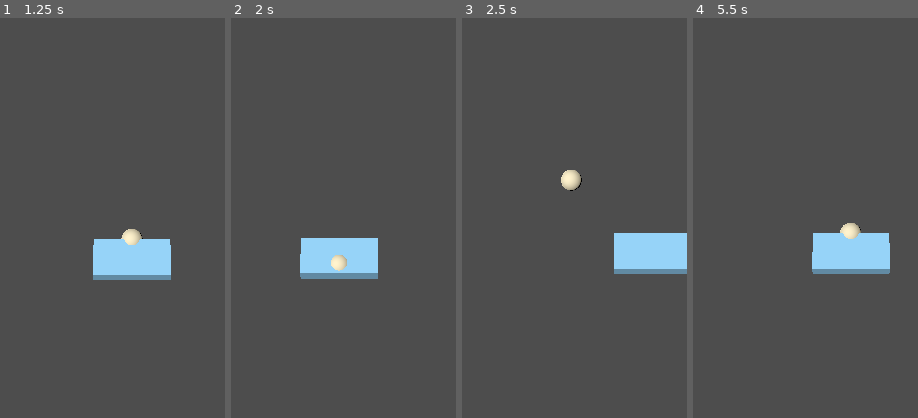
Above: before the commit, frames 1-4 (left to right).
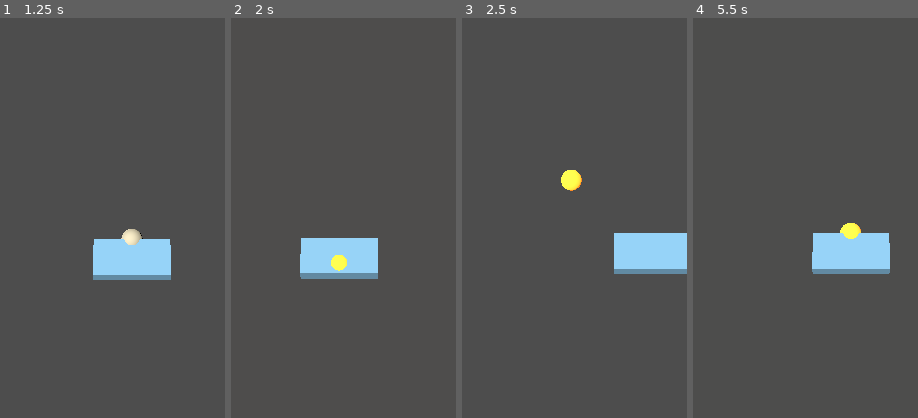
Above: after the commit, the same moments.

Repository: kjw5541a-hash/3DBlockBreaker
Game: Godot game, scene res://scenes/game.tscn
Two runs of this game, one before a commit and one after it. Both use one fixed random seed, a clock stepped at 60 frames per second and the inputs below.
Inputs (mouse positions are % of the whole screen's width and height, from its top left):
- Up to frame 1 (1.25 s): tap Enter at 0.5 s; move the mouse to (72, 45) at 0.52 s; click (72, 45) at 0.67 s
- Up to frame 2 (2 s): tap Space at 1.25 s; drag from (30, 55) to (45, 70) at 1.27 s
- Up to frame 3 (2.5 s): move the mouse to (60, 28) at 2.02 s; click (60, 28) at 2.17 s
- Up to frame 4 (5.5 s): drag from (45, 70) to (20, 35) at 2.77 s; move the mouse to (80, 65) at 3.52 s; click (80, 65) at 3.67 s; drag from (20, 35) to (35, 25) at 4.27 s; move the mouse to (55, 50) at 5.02 s; click (55, 50) at 5.17 s
The pictures show only the part of the screen within x 21-71%, y 49-99%; the shares and areas given below are measured in that part.

Frame 1 is identical in both runs. In frame 2, 0.2% of the frame differs, in the area x 44-52%, y 59-64%; in frame 3, 0.4%, in the area x 44-54%, y 38-44%; in frame 4, 0.3%.

Commit message:
feat: 정확히 받은 공에 불이 붙어 블럭을 뚫는다
패들 정중앙(정규화 오프셋 0.25 이내)으로 받으면 화면이 한 번 번쩍이고
공에 불이 붙는다. 불타는 공은 블럭을 반사 없이 뚫고 지나가며, 단단
블럭도 한 번에 비운다. 불괴 블럭에는 기존대로 튕기고 불은 유지된다.

지속 시간도 남은 횟수도 두지 않는다. 패들에 닿을 때마다 접촉 위치로
다시 판정하므로 "정확히 받으면 붙고 빗맞으면 꺼진다"가 규칙의 전부다.
그 밖에 꺼지는 자리는 목숨 상실과 Catch 로 붙잡을 때뿐이다.

뚫는 경로는 반사도 위치 보정도 하지 않아 방향과 속력이 그대로다 —
에너지를 잃는 곳은 여전히 패들뿐이라는 기존 계약을 깨지 않는다.
점화 판정은 반발계수와 같은 _contact_offset() 을 쓴다. 두 군데가 각자
계산하면 한쪽 폭만 조정했을 때 "잘 받았는데 불이 안 붙는" 구간이
조용히 생긴다.

불 재질은 평소 공 재질과 기능 조합을 맞춰 뒀다. emission 을 한쪽만
켜면 셰이더 변종이 갈려 첫 점화에서 컴파일이 걸리는데, 하필 화면이
번쩍이고 블럭이 뚫리는 순간에 프레임이 멎는다.

Co-Authored-By: Claude Opus 5 <noreply@anthropic.com>

Diff:
--- a/scenes/game.tscn
+++ b/scenes/game.tscn
@@ -97,3 +97,9 @@
 offset_bottom = 1268.0
 theme_override_font_sizes/font_size = 24
 text = "dev"
+
+[node name="FireFlash" type="ColorRect" parent="HUD"]
+mouse_filter = 2
+anchor_right = 1.0
+anchor_bottom = 1.0
+color = Color(1, 0.55, 0.15, 0)
--- a/scripts/ball_trail.gd
+++ b/scripts/ball_trail.gd
@@ -26,7 +26,11 @@
 static func sample_count(speed: float) -> int:
 	return int(round(lerpf(float(MIN_SAMPLES), float(MAX_SAMPLES), _t(speed))))
 
-static func color_for(speed: float) -> Color:
+# 불타는 동안은 속도계 노릇을 잠깐 그만둔다. 속도는 리본 길이로도 읽히지만
+# 불은 몇 초짜리 상태라, 지금 블럭을 뚫는 중인지가 더 급한 정보다.
+static func color_for(speed: float, burning: bool = false) -> Color:
+	if burning:
+		return Tuning.FIRE_COLOR
 	return Color(0.35, 0.45, 0.7).lerp(Color(1.0, 0.9, 0.5), _t(speed))
 
 func point_count() -> int:
@@ -38,11 +42,11 @@
 	_points.clear()
 	_mesh.clear_surfaces()
 
-func push(p: Vector2, speed: float) -> void:
+func push(p: Vector2, speed: float, burning: bool = false) -> void:
 	_points.push_back(p)
 	while _points.size() > sample_count(speed):
 		_points.pop_front()
-	_redraw(color_for(speed))
+	_redraw(color_for(speed, burning))
 
 # 판 로컬 평면 위에 리본 하나를 그린다. 판이 기울어져 있으므로 리본도
 # 같이 기울어 보인다 — 별도 처리가 필요 없다.
--- a/scripts/board_view.gd
+++ b/scripts/board_view.gd
@@ -8,6 +8,9 @@
 # 화면이 그대로다.
 var _brick_kinds: Dictionary = {}
 var _ball: MeshInstance3D
+# 평소 공과 불타는 공. 매 프레임 새로 만들지 않고 둘을 갈아끼우기만 한다.
+var _ball_mat: StandardMaterial3D
+var _ball_fire_mat: StandardMaterial3D
 var _paddle: MeshInstance3D
 var _walls: Array[MeshInstance3D] = []
 # 떨어지는 아이템 메시. 풀이라 한 번 만든 메시는 안 지우고 숨겼다 재쓴다 —
@@ -304,6 +307,8 @@
 	sync_items(field)
 	sync_lasers(field)
 	_ball.position = board_to_local(field.ball_pos, Tuning.BALL_RADIUS)
+	# 번쩍임은 0.15초면 끝난다. 그 뒤로도 지금 뚫리는 중인지는 공을 보고 안다.
+	_ball.material_override = _ball_fire_mat if field.burning else _ball_mat
 	_paddle.position = board_to_local(field.paddle.pos, Tuning.PADDLE_THICKNESS * 0.5)
 	# 기울기를 눈에 보이게 한다. 법선과 같은 부호 규약을 쓴다.
 	_paddle.rotation = Vector3(0.0, 0.0, -deg_to_rad(field.paddle.tilt_deg))
@@ -363,10 +368,22 @@
 	mesh.height = Tuning.BALL_RADIUS * 2.0
 	var m := MeshInstance3D.new()
 	m.mesh = mesh
-	var mat := StandardMaterial3D.new()
-	mat.albedo_color = Color(1.0, 0.95, 0.8)
-	m.material_override = mat
-	return m
+	_ball_mat = _make_ball_material(Color(1.0, 0.95, 0.8), Color.BLACK)
+	_ball_fire_mat = _make_ball_material(Tuning.FIRE_COLOR, Tuning.FIRE_COLOR)
+	m.material_override = _ball_mat
+	return m
+
+# 두 재질의 기능 조합을 일부러 똑같이 맞춘다. emission 을 한쪽만 켜면 셰이더
+# 변종이 갈려 첫 점화에서 컴파일이 걸리는데, 하필 화면이 번쩍이고 블럭이
+# 뚫리는 순간에 프레임이 멎는다. 조합이 같으면 타이틀 화면에서 이미 그려지는
+# 공 하나로 둘 다 구워진 셈이 돼 아이템처럼 따로 워밍업할 것이 없다.
+# 평소 공은 emission 이 검정이라 지금까지와 똑같이 보인다.
+func _make_ball_material(albedo: Color, emission: Color) -> StandardMaterial3D:
+	var mat := StandardMaterial3D.new()
+	mat.albedo_color = albedo
+	mat.emission_enabled = true
+	mat.emission = emission
+	return mat
 
 func _make_paddle() -> MeshInstance3D:
 	var mesh := BoxMesh.new()
--- a/scripts/brick_grid.gd
+++ b/scripts/brick_grid.gd
@@ -55,6 +55,16 @@
 	# 불괴(-1)와 빈칸(0)은 뺄셈 대상이 아니다.
 	if cells[i] > 0:
 		cells[i] -= 1
+
+# 불타는 공이 뚫고 지나간다. 남은 히트를 무시하고 한 번에 비운다 — hit() 을
+# 히트 수만큼 반복해서 부르지 않는 것은, 부르는 쪽이 그 블럭이 몇 히트짜리인지
+# 알 필요가 없게 하려는 것이다. 불괴는 여기서도 안 깨진다.
+func destroy(col: int, row: int) -> void:
+	if col < 0 or col >= Tuning.BRICK_COLS or row < 0 or row >= Tuning.BRICK_ROWS:
+		return
+	var i := index(col, row)
+	if cells[i] > 0:
+		cells[i] = 0
 
 # 아이템을 꺼내면서 칸을 비운다. 읽기와 지우기가 갈라지면 같은 블럭이 두 번
 # 떨어뜨릴 여지가 생긴다.
--- a/scripts/game.gd
+++ b/scripts/game.gd
@@ -6,6 +6,7 @@
 @onready var version_label: Label = $HUD/Version
 @onready var stage_label: Label = $HUD/Stage
 @onready var title_screen: Control = $HUD/TitleScreen
+@onready var fire_flash: ColorRect = $HUD/FireFlash
 @onready var _sfx_paddle_hit: AudioStreamPlayer = $Sfx/PaddleHit
 @onready var _sfx_wall_hit: AudioStreamPlayer = $Sfx/WallHit
 @onready var _sfx_brick_break: AudioStreamPlayer = $Sfx/BrickBreak
@@ -52,6 +53,8 @@
 		_play_sfx(_sfx_brick_break)
 	if bool(r["paddle_hit"]):
 		_play_sfx(_sfx_paddle_hit)
+	if bool(r["ignited"]):
+		_flash_fire()
 	if bool(r["wall_hit"]):
 		_play_sfx(_sfx_wall_hit)
 	# P 는 목숨을 늘리므로 HUD 를 여기서 갱신한다 — 아래 lost/cleared 갱신은
@@ -80,7 +83,7 @@
 			restarted = true
 	# 낙하 중인 공은 트레일을 안 남긴다 — 발사한 공의 궤적이 아니라서다.
 	if not field.attached and not field.dropping:
-		_trail.push(field.ball_pos, field.ball_vel.length())
+		_trail.push(field.ball_pos, field.ball_vel.length(), field.burning)
 	if bool(r["cleared"]) and not restarted:
 		_play_sfx(_sfx_stage_clear)
 		field.next_stage()
@@ -88,6 +91,17 @@
 		board.build(field.grid)
 	if bool(r["lost"]) or bool(r["cleared"]):
 		_update_hud()
+
+# 정확히 받은 순간의 보상. 알파만 올렸다 내리는 CanvasLayer 사각형이라
+# 3D 쪽 비용이 없다. 점화는 몇 프레임 만에 지나가는 사건이라 공 색만으로는
+# 놓치기 쉬운데, 화면이 한 번 번쩍여야 손가락과 연결된다.
+#
+# Node.create_tween() 대신 SceneTree 의 것을 쓴다 — board_view 와 같은 이유로,
+# 트리 편입 전에 부르면 진행이 안 돼 테스트가 결과를 확인할 수 없다.
+func _flash_fire() -> void:
+	fire_flash.color = Color(Tuning.FIRE_COLOR, Tuning.FIRE_FLASH_ALPHA)
+	var tw := (Engine.get_main_loop() as SceneTree).create_tween()
+	tw.tween_property(fire_flash, "color:a", 0.0, Tuning.FIRE_FLASH_SEC)
 
 # 테스트 하네스는 root.add_child() 를 _initialize() 안에서 부르는데, 그
 # 시점엔 노드가 아직 트리에 편입되지 않는다 — AudioStreamPlayer.play() 는
--- a/scripts/paddle_state.gd
+++ b/scripts/paddle_state.gd
@@ -110,8 +110,20 @@
 # 스치면 깎인다. 패들 밖 값도 가장자리로 막는다 — 안 막으면 스쳐 맞을 때
 # 반발이 음수가 되어 공이 패들 쪽으로 빨려 든다.
 func restitution(ball_u: float) -> float:
-	var offset := clampf(absf(ball_u - pos.x) / half_width, 0.0, 1.0)
-	return lerpf(Tuning.PADDLE_RESTITUTION, Tuning.PADDLE_RESTITUTION_EDGE, offset)
+	return lerpf(Tuning.PADDLE_RESTITUTION, Tuning.PADDLE_RESTITUTION_EDGE,
+		_contact_offset(ball_u))
+
+# 불타는 공이 붙는 판정. 반발계수와 같은 오프셋을 쓴다 — 두 군데가 각자
+# 계산하면 한쪽 폭만 조정했을 때 "잘 받았는데 불이 안 붙는" 구간이 조용히
+# 생긴다.
+func sweet_spot(ball_u: float) -> bool:
+	return _contact_offset(ball_u) < Tuning.PADDLE_SWEET_SPOT
+
+# 패들 중심에서 얼마나 빗나갔나. 0 이 정중앙, 1 이 가장자리다. 패들 밖 값도
+# 1 로 막는다 — 안 막으면 스쳐 맞을 때 반발이 음수가 되어 공이 패들 쪽으로
+# 빨려 든다.
+func _contact_offset(ball_u: float) -> float:
+	return clampf(absf(ball_u - pos.x) / half_width, 0.0, 1.0)
 
 func rect() -> Rect2:
 	return _rect_at(pos)
--- a/scripts/play_field.gd
+++ b/scripts/play_field.gd
@@ -14,6 +14,10 @@
 # 목숨을 잃은 직후, 새 공이 패들 위로 떨어져 내리는 중이다. attached 와
 # 배타적이다 — 착지하면 _attach() 가 이 값을 끈다.
 var dropping: bool = false
+# 불타는 공. 블럭을 안 튕기고 뚫는다. 타이머가 없다 — 패들에 닿을 때마다
+# 접촉 위치로 다시 판정하므로, 정확히 받으면 붙고 빗맞으면 그 자리에서
+# 꺼진다. 그 밖에 꺼지는 자리는 목숨 상실과 Catch 로 붙잡을 때뿐이다.
+var burning: bool = false
 var lives: int = Tuning.LIVES
 # 공이 살아 있던 누적 시간. 잘 맞은 공의 상한이 이 값으로 오른다.
 var elapsed: float = 0.0
@@ -57,6 +61,7 @@
 	attached = true
 	riding = false
 	dropping = false
+	burning = false
 	ball_vel = Vector2.ZERO
 	_attach_offset_u = 0.0
 	ball_pos = paddle.pos + Vector2(0.0, Tuning.PADDLE_THICKNESS * 0.5 + Tuning.BALL_RADIUS)
@@ -69,6 +74,7 @@
 	attached = false
 	riding = false
 	dropping = true
+	burning = false
 	ball_vel = Vector2.ZERO
 	ball_pos = Vector2(paddle.pos.x,
 		paddle.pos.y + Tuning.PADDLE_THICKNESS * 0.5 + Tuning.BALL_RADIUS + DROP_HEIGHT)
@@ -99,7 +105,7 @@
 		(Tuning.ITEM_ENLARGE_MULT if active_item == Item.E else 1.0)
 	paddle.update(target, dt)
 	var out := {"paddle_hit": false, "wall_hit": false, "bricks_hit": 0, "broken": [],
-		"items_taken": [], "lost": false, "cleared": false}
+		"items_taken": [], "lost": false, "cleared": false, "ignited": false}
 	# 아이템은 공과 독립이다. 공이 발사 전에 붙어 있든 목숨을 잃어 새 공이
 	# 낙하 중이든 화면의 아이템은 계속 내려와야 한다 — 그래서 아래 조기
 	# 반환들보다 앞이다. 레이저와 쿨다운도 같은 이유로 여기 있다.
@@ -155,7 +161,20 @@
 			out["wall_hit"] = true
 
 		var q := grid.query(ball_pos, Tuning.BALL_RADIUS)
-		if q["hit"]:
+		if q["hit"] and burning \
+				and grid.get_cell(q["col"], q["row"]) != BrickGrid.INDESTRUCTIBLE:
+			# 뚫는다. 반사도 위치 보정도 없어 방향과 속력이 그대로다 — 손실원은
+			# 여전히 패들뿐이다. 칸이 즉시 0 이 되므로 다음 서브스텝의 query 가
+			# 같은 칸을 다시 잡지 않는다. _last_damaged 디바운스가 필요 없는 것도
+			# 그래서다.
+			var kind := grid.get_cell(q["col"], q["row"])
+			grid.destroy(q["col"], q["row"])
+			(out["broken"] as Array).append(
+				{"col": q["col"], "row": q["row"], "kind": kind})
+			out["bricks_hit"] = (out["broken"] as Array).size()
+			_spawn_item(q["col"], q["row"])
+			_last_damaged = -1
+		elif q["hit"]:
 			var i := BrickGrid.index(q["col"], q["row"])
 			# 정지에 가까운 공은 블럭 위에 얹힌 채 중력에 매 프레임 다시
 			# 파고든다 — 그때마다 hit() 을 부르면 여러 히트짜리 블럭이 몇
@@ -191,6 +210,8 @@
 				out["paddle_hit"] = true
 				attached = true
 				riding = false
+				# 붙잡은 공은 튕긴 것이 아니라 정확도를 매길 근거가 없다.
+				burning = false
 				_attach_offset_u = clampf(ball_pos.x - paddle.pos.x,
 					-paddle.half_width, paddle.half_width)
 				ball_vel = Vector2.ZERO
@@ -203,6 +224,13 @@
 				Tuning.v_max_at(elapsed), paddle.restitution(ball_pos.x))
 			if ball_vel != before:
 				out["paddle_hit"] = true
+				# 불은 접촉마다 다시 판정한다. 지속 시간도 남은 횟수도 없다 —
+				# "정확히 받으면 붙고 빗맞으면 꺼진다"가 규칙의 전부다.
+				burning = paddle.sweet_spot(ball_pos.x)
+				# 이미 타는 중에 또 정확히 받아도 신호를 낸다. 같은 성취에
+				# 같은 피드백이 나와야 한다 — 연속으로 잘 받았을 때만 화면이
+				# 조용하면 플레이어는 그걸 버그로 읽는다.
+				out["ignited"] = burning
 				# 패들 표면 밖으로 꺼내 다음 스텝에 다시 물리지 않게 한다.
 				ball_pos.y = paddle.pos.y + Tuning.PADDLE_THICKNESS * 0.5 + Tuning.BALL_RADIUS
 
--- a/scripts/tuning.gd
+++ b/scripts/tuning.gd
@@ -48,6 +48,13 @@
 # 손실을 안 보는 것으로 표현한다.
 const PADDLE_RESTITUTION_EDGE := 0.45
 const PADDLE_SPEED_TRANSFER := 0.60
+# 불타는 공이 붙는 판정창. 위 반발계수와 같은 정규화 오프셋을 쓴다 —
+# 0.25 면 그 지점 반발계수가 0.71 이라 "잘 받았다" 구간과 겹친다. 가운데로
+# 받는다는 하나의 실력이 두 보상을 준다.
+#
+# half_width 로 정규화하므로 Enlarge 를 먹으면 창도 1.5 배가 된다. 받기
+# 쉬워지는 아이템이 불도 내기 쉬워지는 것이라 성격이 맞다.
+const PADDLE_SWEET_SPOT := 0.25
 const PADDLE_HALF_WIDTH := 0.64
 const PADDLE_THICKNESS := 0.3
 const PADDLE_MAX_SPEED_U := 40.0
@@ -79,6 +86,13 @@
 # 감쇠 진동은 수학적으로는 영원히 안 멈춘다.
 const PADDLE_SPRING_REST_POS := 0.01
 const PADDLE_SPRING_REST_VEL := 0.1
+
+# --- 불타는 공 ---
+# 점화 순간의 화면 번쩍임. HUD 의 ColorRect 알파가 이 값에서 0 으로 내려간다.
+# 길면 번쩍임이 아니라 화면이 밝아진 것으로 읽혀 블럭이 안 보인다.
+const FIRE_FLASH_SEC := 0.15
+const FIRE_FLASH_ALPHA := 0.45
+const FIRE_COLOR := Color(1.0, 0.55, 0.15)
 
 const LIVES := 3
 
--- a/tests/test_ball_trail.gd
+++ b/tests/test_ball_trail.gd
@@ -4,6 +4,7 @@
 	_test_length_scales_with_speed()
 	_test_color_scales_with_speed()
 	_test_history_is_bounded()
+	_test_fire_overrides_the_speed_color()
 	print("test_ball_trail: OK")
 	quit()
 
@@ -21,6 +22,16 @@
 	assert(fast.get_luminance() > slow.get_luminance(),
 		"빠른 공이 더 밝아야 한다: %f vs %f" % [fast.get_luminance(), slow.get_luminance()])
 
+# 불이 붙은 동안은 트레일이 속도계 노릇을 잠깐 그만둔다. 속도는 언제나 볼 수
+# 있지만 불은 몇 초짜리 상태라, 지금 뚫리는 중인지가 더 급한 정보다.
+func _test_fire_overrides_the_speed_color() -> void:
+	for speed in [Tuning.v_min(), Tuning.V_MAX]:
+		var fire := BallTrail.color_for(speed, true)
+		assert(fire.is_equal_approx(Tuning.FIRE_COLOR),
+			"불타는 트레일이 불 색이 아니다: %s" % fire)
+		assert(not fire.is_equal_approx(BallTrail.color_for(speed)),
+			"불이 붙었는데 평소 색과 같다: %s" % fire)
+
 func _test_history_is_bounded() -> void:
 	var t := BallTrail.new()
 	for i in 500:
--- a/tests/test_board_view.gd
+++ b/tests/test_board_view.gd
@@ -16,6 +16,8 @@
 	_test_laser_meshes_follow_the_field()
 	_test_warm_up_draws_every_item_letter()
 	_test_warm_up_hands_the_pool_back_intact()
+	_test_the_ball_looks_different_while_it_burns()
+	_test_fire_costs_no_new_shader_variant()
 	print("test_board_view: OK")
 	quit()
 
@@ -264,3 +266,45 @@
 		"워밍업 글자가 진짜 아이템에 그대로 남았다: %s"
 		% (view._items[0].get_node("Label") as Label3D).text)
 	view.free()
+
+# 불이 붙었다는 것은 블럭을 뚫는다는 뜻이라, 화면 번쩍임이 지나간 뒤에도
+# 공만 보고 지금 상태를 알 수 있어야 한다.
+func _test_the_ball_looks_different_while_it_burns() -> void:
+	var view := BoardView.new()
+	root.add_child(view)
+	var f := PlayField.new()
+	view.build(f.grid)
+	view.sync(f)
+	var normal := (view._ball.material_override as StandardMaterial3D).albedo_color
+	f.burning = true
+	view.sync(f)
+	var fire := (view._ball.material_override as StandardMaterial3D).albedo_color
+	assert(fire.is_equal_approx(Tuning.FIRE_COLOR), "불타는 공이 불 색이 아니다: %s" % fire)
+	assert(not fire.is_equal_approx(normal), "불이 붙었는데 공 색이 그대로다: %s" % fire)
+	f.burning = false
+	view.sync(f)
+	var back := (view._ball.material_override as StandardMaterial3D).albedo_color
+	assert(back.is_equal_approx(normal), "불이 꺼졌는데 공이 계속 탄다: %s" % back)
+	view.free()
+
+# 두 재질의 기능 조합이 같아야 한다. 다르면 첫 점화에서 셰이더 변종이 새로
+# 컴파일돼, 하필 화면이 번쩍이고 블럭이 뚫리는 순간에 프레임이 멎는다.
+# 아이템처럼 미리 그려 굽는 방법도 있지만, 색만 다르게 두면 구울 것 자체가
+# 안 생긴다 — 타이틀 화면에서 이미 그려지는 공 하나로 끝난다.
+func _test_fire_costs_no_new_shader_variant() -> void:
+	var view := BoardView.new()
+	root.add_child(view)
+	var f := PlayField.new()
+	view.build(f.grid)
+	view.sync(f)
+	var normal := view._ball.material_override as StandardMaterial3D
+	f.burning = true
+	view.sync(f)
+	var fire := view._ball.material_override as StandardMaterial3D
+	assert(fire != normal, "테스트가 같은 재질을 두 번 보고 있다")
+	assert(fire.emission_enabled == normal.emission_enabled,
+		"emission 여부가 달라 셰이더 변종이 갈린다")
+	assert(fire.shading_mode == normal.shading_mode, "셰이딩 모드가 달라 변종이 갈린다")
+	assert(fire.transparency == normal.transparency, "투명도 모드가 달라 변종이 갈린다")
+	assert(fire.cull_mode == normal.cull_mode, "컬 모드가 달라 변종이 갈린다")
+	view.free()
--- a/tests/test_brick_grid.gd
+++ b/tests/test_brick_grid.gd
@@ -13,6 +13,8 @@
 	_test_indestructible_never_breaks()
 	_test_indestructible_is_not_counted_as_remaining()
 	_test_indestructible_still_bounces()
+	_test_destroy_takes_a_hard_brick_out_in_one_go()
+	_test_destroy_leaves_the_indestructible_alone()
 	print("test_brick_grid: OK")
 	quit()
 
@@ -163,3 +165,21 @@
 	assert(q["hit"], "불괴 블럭이 공을 안 튕긴다")
 	assert(q["normal"].is_equal_approx(Vector2(0.0, -1.0)),
 		"불괴 블럭의 아래 면 법선이 틀렸다: %s" % q["normal"])
+
+# 불타는 공은 남은 히트를 무시하고 뚫는다. hit() 을 히트 수만큼 반복해서
+# 부르는 대신 따로 두는 것은, 부르는 쪽이 그 블럭이 몇 히트짜리인지 알
+# 필요가 없게 하려는 것이다.
+func _test_destroy_takes_a_hard_brick_out_in_one_go() -> void:
+	var g := BrickGrid.new()
+	g.cells[BrickGrid.index(3, 2)] = BrickGrid.MAX_HARD
+	g.destroy(3, 2)
+	assert(g.get_cell(3, 2) == 0,
+		"뚫었는데 단단 블럭이 남았다: %d" % g.get_cell(3, 2))
+
+# 불도 불괴는 못 깬다. 이게 깨지면 배치로 난이도를 주던 수단이 사라진다.
+func _test_destroy_leaves_the_indestructible_alone() -> void:
+	var g := BrickGrid.new()
+	g.cells[BrickGrid.index(3, 2)] = BrickGrid.INDESTRUCTIBLE
+	g.destroy(3, 2)
+	assert(g.get_cell(3, 2) == BrickGrid.INDESTRUCTIBLE,
+		"불괴 블럭이 뚫렸다: %d" % g.get_cell(3, 2))
--- a/tests/test_game_smoke.gd
+++ b/tests/test_game_smoke.gd
@@ -17,6 +17,7 @@
 	_test_title_screen_blocks_play_until_touched()
 	_test_physics_gated_until_started()
 	_test_warm_up_primes_the_trail_then_clears_it()
+	_test_ignition_flashes_the_screen()
 	await _test_screen_point_maps_to_board()
 	await _test_board_fits_in_camera()
 	print("test_game_smoke: OK")
@@ -308,3 +309,27 @@
 	assert(g.stage_label.text == "판 1",
 		"처음부터 다시인데 판 번호가 안 돌아왔다: %s" % g.stage_label.text)
 	g.free()
+
+# 점화는 몇 프레임 만에 지나가는 사건이라 공 색만으로는 놓치기 쉽다. 화면이
+# 한 번 번쩍여야 "방금 내가 잘 받았다"가 손가락과 연결된다.
+func _test_ignition_flashes_the_screen() -> void:
+	var packed := load("res://scenes/game.tscn") as PackedScene
+	var g := packed.instantiate()
+	root.add_child(g)
+	g._ready()
+	assert(is_zero_approx(g.fire_flash.color.a),
+		"시작부터 화면이 덮여 있다: %f" % g.fire_flash.color.a)
+	# 패들 정중앙 바로 위로 떨어뜨린다 — 스윗스팟 판정이 붙는 자리다.
+	g.field.attached = false
+	g.field.ball_pos = Vector2(g.field.paddle.pos.x,
+		g.field.paddle.pos.y + Tuning.PADDLE_THICKNESS * 0.5 + Tuning.BALL_RADIUS + 0.05)
+	g.field.ball_vel = Vector2(0.0, -6.0)
+	var flashed := false
+	for i in 60:
+		g.step_once(1.0 / 120.0)
+		if g.fire_flash.color.a > 0.0:
+			flashed = true
+			break
+	assert(flashed, "정중앙으로 받았는데 화면이 안 번쩍였다")
+	assert(g.field.burning, "번쩍였는데 공에 불이 안 붙었다")
+	g.free()
--- a/tests/test_paddle_state.gd
+++ b/tests/test_paddle_state.gd
@@ -18,6 +18,8 @@
 	_test_spring_velocity_ignores_the_downward_drag()
 	_test_the_ball_separates_at_the_paddles_fastest_moment()
 	_test_restitution_peaks_at_the_paddle_center()
+	_test_sweet_spot_is_the_middle_of_the_paddle()
+	_test_enlarge_widens_the_sweet_spot_too()
 	print("test_paddle_state: OK")
 	quit()
 
@@ -239,3 +241,32 @@
 	# 반발이 음수가 되어 공이 패들 쪽으로 빨려 든다.
 	assert(is_equal_approx(p.restitution(p.pos.x + p.half_width * 5.0),
 		Tuning.PADDLE_RESTITUTION_EDGE), "패들 밖에서 반발이 안 잘린다")
+
+# 불타는 공을 켜는 판정. restitution() 과 같은 오프셋을 써야 한다 — 두 군데가
+# 각자 계산하면 한쪽 폭만 바꿨을 때 "잘 받았는데 불이 안 붙는" 구간이 조용히
+# 생긴다. 여기서는 경계 양쪽을 눌러 폭 자체를 고정한다.
+func _test_sweet_spot_is_the_middle_of_the_paddle() -> void:
+	var p := PaddleState.new(0.0)
+	assert(p.sweet_spot(p.pos.x), "패들 정중앙인데 스윗스팟이 아니다")
+	var edge_of_window := Tuning.PADDLE_SWEET_SPOT * p.half_width
+	assert(p.sweet_spot(p.pos.x + edge_of_window * 0.9),
+		"판정창 안쪽인데 스윗스팟이 아니다")
+	assert(not p.sweet_spot(p.pos.x + edge_of_window * 1.1),
+		"판정창 밖인데 스윗스팟이다")
+	assert(not p.sweet_spot(p.pos.x - p.half_width),
+		"패들 맨 끝인데 스윗스팟이다")
+	# 패들이 옆으로 가면 창도 같이 간다 — 창이 판 좌표에 고정돼 있으면
+	# 패들을 옮길 때마다 조준점이 달라진다.
+	p.pos.x = 1.5
+	assert(p.sweet_spot(1.5), "패들을 옮겼더니 중앙이 스윗스팟이 아니다")
+	assert(not p.sweet_spot(0.0), "패들을 옮겼는데 옛 자리가 아직 스윗스팟이다")
+
+# 판정을 half_width 로 정규화한 결과다. E 는 받기 쉬워지는 아이템이니
+# 불도 내기 쉬워지는 것이 성격에 맞다. 절대폭으로 바꾸면 여기가 터진다.
+func _test_enlarge_widens_the_sweet_spot_too() -> void:
+	var p := PaddleState.new(0.0)
+	var just_outside := Tuning.PADDLE_SWEET_SPOT * p.half_width * 1.2
+	assert(not p.sweet_spot(just_outside), "테스트 전제가 깨졌다 — 이미 창 안이다")
+	p.half_width = Tuning.PADDLE_HALF_WIDTH * Tuning.ITEM_ENLARGE_MULT
+	assert(p.sweet_spot(just_outside),
+		"Enlarge 로 패들이 넓어졌는데 판정창은 그대로다: %f" % just_outside)
--- a/tests/test_play_field.gd
+++ b/tests/test_play_field.gd
@@ -41,6 +41,15 @@
 	_test_laser_travels_at_a_constant_speed()
 	_test_laser_breaks_a_brick_and_is_consumed()
 	_test_laser_disappears_past_the_top_wall()
+	_test_a_centered_bounce_lights_the_ball()
+	_test_an_edge_bounce_puts_the_fire_out()
+	_test_ignition_is_reported_when_it_happens()
+	_test_a_burning_ball_goes_straight_through_a_brick()
+	_test_fire_takes_a_hard_brick_in_one_pass()
+	_test_the_indestructible_still_stops_a_burning_ball()
+	_test_a_pierced_brick_still_drops_its_item()
+	_test_losing_a_life_puts_the_fire_out()
+	_test_catching_the_ball_puts_the_fire_out()
 	print("test_play_field: OK")
 	quit()
 
@@ -817,3 +826,142 @@
 	f.lasers.append(Vector2(0.0, Tuning.BOARD_TOP_V - 0.05))
 	f.step(Vector2(0.0, Tuning.PADDLE_BAND_MIN_V), DT)
 	assert(f.lasers.is_empty(), "판 위로 나간 레이저가 안 사라졌다")
+
+# --- 불타는 공. 패들 한가운데로 정확히 받으면 붙고, 블럭을 안 튕기고 뚫는다.
+
+# 패들 중심에서 offset 만큼 옆으로 공을 떨어뜨려 한 번 받게 한다. 받은
+# 직후의 필드를 그대로 돌려준다 — 불이 붙었는지는 호출하는 쪽이 본다.
+var _hit_result: Dictionary = {}
+
+func _bounce_at(offset_u: float) -> PlayField:
+	var f := PlayField.new()
+	f.grid.fill_all(0)
+	f.attached = false
+	f.paddle.pos.y = Tuning.PADDLE_BAND_MIN_V
+	f.ball_pos = Vector2(offset_u, Tuning.PADDLE_BAND_MIN_V + 0.6)
+	f.ball_vel = Vector2(0.0, -Tuning.v_min())
+	for i in 240:
+		var r := f.step(Vector2(0.0, Tuning.PADDLE_BAND_MIN_V), DT)
+		if r["paddle_hit"]:
+			_hit_result = r
+			return f
+		if r["lost"]:
+			break
+	assert(false, "패들에 안 맞았다 (offset %f)" % offset_u)
+	return f
+
+func _test_a_centered_bounce_lights_the_ball() -> void:
+	var f := _bounce_at(0.0)
+	assert(f.burning, "패들 정중앙으로 받았는데 불이 안 붙었다")
+
+# 규칙 전체가 이 한 줄이다: 패들에 닿을 때마다 다시 판정한다. 타이머가
+# 없으므로 불을 끄는 것도 여기뿐이다(목숨 상실·붙잡기 제외).
+func _test_an_edge_bounce_puts_the_fire_out() -> void:
+	var f := _bounce_at(0.5)
+	assert(not f.burning, "패들 가장자리로 받았는데 불이 붙었다")
+	# 이미 타고 있던 공도 못 맞히면 꺼진다.
+	f.burning = true
+	f.ball_pos = Vector2(0.5, Tuning.PADDLE_BAND_MIN_V + 0.6)
+	f.ball_vel = Vector2(0.0, -Tuning.v_min())
+	for i in 240:
+		if bool(f.step(Vector2(0.0, Tuning.PADDLE_BAND_MIN_V), DT)["paddle_hit"]):
+			break
+	assert(not f.burning, "타던 공을 가장자리로 받았는데 불이 안 꺼졌다")
+
+# 화면 번쩍임과 연출이 이 신호를 탄다. paddle_hit 만으로는 구별이 안 된다.
+func _test_ignition_is_reported_when_it_happens() -> void:
+	_bounce_at(0.0)
+	assert(bool(_hit_result["ignited"]), "불이 붙었는데 신호가 안 났다")
+	_bounce_at(0.5)
+	assert(not bool(_hit_result["ignited"]), "가장자리로 받았는데 점화 신호가 났다")
+
+# 격자 한가운데 블럭 하나를 두고 아래에서 위로 쏜다. 20 프레임이면 블럭
+# 높이를 지나칠 만큼 올라간다 — 뚫었으면 위에, 튕겼으면 아래에 있다.
+func _run_into_one_brick(burning: bool, kind: int) -> PlayField:
+	var f := PlayField.new()
+	f.grid.fill_all(0)
+	f.grid.cells[BrickGrid.index(5, 0)] = kind
+	f.attached = false
+	f.burning = burning
+	var rect := BrickGrid.cell_rect(5, 0)
+	var cx := rect.position.x + rect.size.x * 0.5
+	f.ball_pos = Vector2(cx, Tuning.BRICK_BOTTOM_V - 0.6)
+	f.ball_vel = Vector2(0.0, 14.0)
+	for i in 20:
+		f.step(Vector2(cx, Tuning.PADDLE_HOME_V), DT)
+	return f
+
+func _test_a_burning_ball_goes_straight_through_a_brick() -> void:
+	var normal := _run_into_one_brick(false, 1)
+	assert(normal.ball_vel.y < 0.0,
+		"테스트 전제가 깨졌다 — 평범한 공이 블럭에 안 튕겼다: %s" % normal.ball_vel)
+	assert(normal.ball_pos.y < Tuning.BRICK_BOTTOM_V,
+		"튕긴 공이 격자 위에 남았다: %f" % normal.ball_pos.y)
+
+	var fire := _run_into_one_brick(true, 1)
+	assert(fire.grid.get_cell(5, 0) == 0, "불타는 공이 블럭을 안 깼다")
+	assert(fire.ball_vel.y > 0.0,
+		"뚫었는데 방향이 바뀌었다: %s" % fire.ball_vel)
+	assert(fire.ball_pos.y > Tuning.BRICK_BOTTOM_V + BrickGrid.CELL_H,
+		"뚫었다면서 블럭 자리를 못 지나갔다: %f" % fire.ball_pos.y)
+
+func _test_fire_takes_a_hard_brick_in_one_pass() -> void:
+	var f := _run_into_one_brick(true, BrickGrid.MAX_HARD)
+	assert(f.grid.get_cell(5, 0) == 0,
+		"단단 블럭이 한 번에 안 뚫렸다: %d" % f.grid.get_cell(5, 0))
+	assert(f.ball_vel.y > 0.0, "단단 블럭을 뚫었는데 튕겼다: %s" % f.ball_vel)
+
+# 불괴는 불에도 벽이다. 이게 뚫리면 배치로 난이도를 주던 수단이 사라진다.
+func _test_the_indestructible_still_stops_a_burning_ball() -> void:
+	var f := _run_into_one_brick(true, BrickGrid.INDESTRUCTIBLE)
+	assert(f.grid.get_cell(5, 0) == BrickGrid.INDESTRUCTIBLE, "불괴 블럭이 뚫렸다")
+	assert(f.ball_vel.y < 0.0, "불괴 블럭에 안 튕겼다: %s" % f.ball_vel)
+	assert(f.burning, "불괴에 막혔다고 불까지 꺼졌다 — 불을 끄는 것은 패들뿐이다")
+
+func _test_a_pierced_brick_still_drops_its_item() -> void:
+	var f := PlayField.new()
+	f.grid.fill_all(0)
+	f.grid.cells[BrickGrid.index(5, 0)] = 1
+	f.grid.item_cells[BrickGrid.index(5, 0)] = Item.P
+	f.attached = false
+	f.burning = true
+	var rect := BrickGrid.cell_rect(5, 0)
+	var cx := rect.position.x + rect.size.x * 0.5
+	f.ball_pos = Vector2(cx, Tuning.BRICK_BOTTOM_V - 0.6)
+	f.ball_vel = Vector2(0.0, 14.0)
+	for i in 20:
+		f.step(Vector2(cx, Tuning.PADDLE_HOME_V), DT)
+	assert(f.items.size() == 1, "뚫어서 깬 블럭이 아이템을 안 떨궜다: %d" % f.items.size())
+
+func _test_losing_a_life_puts_the_fire_out() -> void:
+	var f := PlayField.new()
+	f.grid.fill_all(0)
+	f.attached = false
+	f.burning = true
+	f.ball_pos = Vector2(3.0, 1.0)
+	f.ball_vel = Vector2(0.0, -6.0)
+	var lost := false
+	for i in 240:
+		if bool(f.step(Vector2(0.0, Tuning.PADDLE_HOME_V), DT)["lost"]):
+			lost = true
+			break
+	assert(lost, "공이 데드존까지 안 내려갔다")
+	assert(not f.burning, "새 공이 불타는 채로 나왔다")
+
+# 붙잡은 공은 튕긴 것이 아니라 정확도를 매길 근거가 없다. 발사는 타격이
+# 아니므로 불도 안 붙고, 들고 있던 불은 꺼진다.
+func _test_catching_the_ball_puts_the_fire_out() -> void:
+	var f := PlayField.new()
+	f.grid.fill_all(0)
+	f.active_item = Item.C
+	f.attached = false
+	f.burning = true
+	f.paddle.pos.y = Tuning.PADDLE_BAND_MIN_V
+	f.ball_pos = Vector2(0.0, Tuning.PADDLE_BAND_MIN_V + 0.6)
+	f.ball_vel = Vector2(0.0, -Tuning.v_min())
+	for i in 240:
+		f.step(Vector2(0.0, Tuning.PADDLE_BAND_MIN_V), DT)
+		if f.attached:
+			break
+	assert(f.attached, "Catch 가 켜져 있는데 공이 안 붙었다")
+	assert(not f.burning, "붙잡은 공이 아직 불타고 있다")
